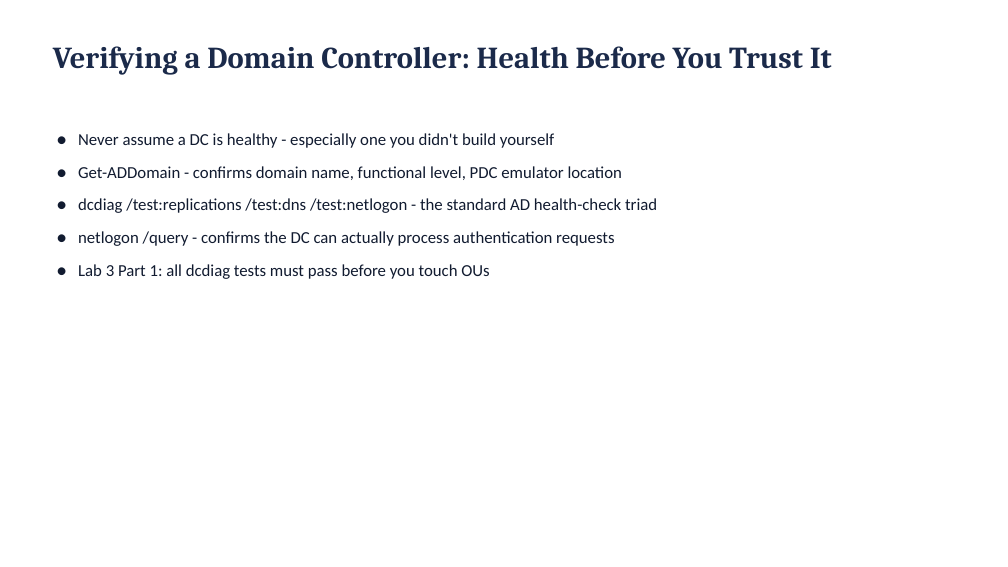
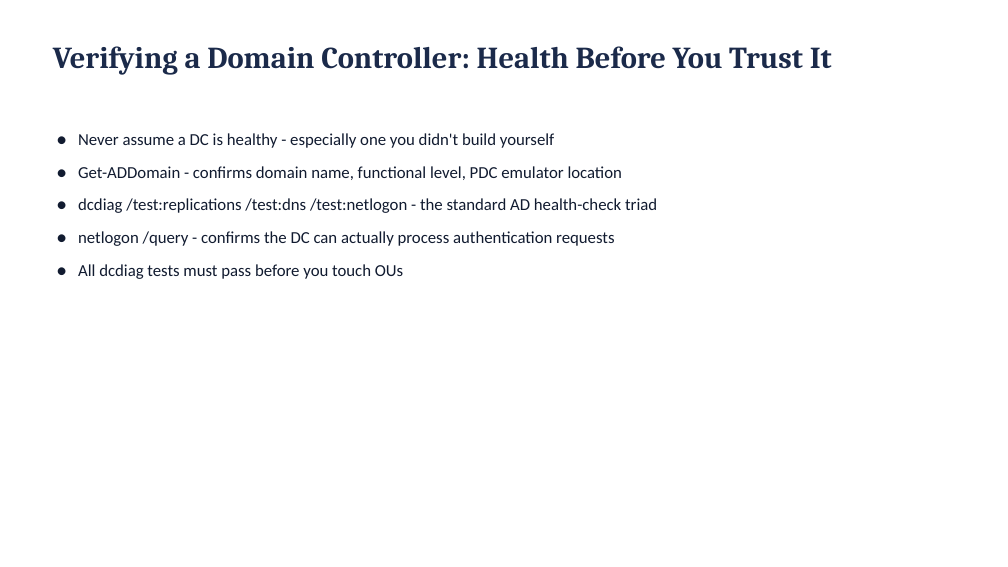
Before and after one commit to BYU-CYBER-444/byu-cyber-444.github.io, a slide deck: slide 5 of lectures/CYBER444_Week03_Windows_Server_Administration.pptx (slide 4 before the commit). Drawn at 1008x567 pixels with LibreOffice and Linux fonts; fonts in the diff are those of the drawing. Boxes give left, top, right and bottom in pixels: in the first picture for what was removed or moved away, otherwise in the second. Text is boxed around its words. In the diff, an @@ line names an element or a change of style, - is before the commit and + after.

```diff
--- a/lectures/CYBER444_Week03_Windows_Server_Administration.pptx
+++ b/lectures/CYBER444_Week03_Windows_Server_Administration.pptx
@@ text at box(78, 264, 403, 279): text changed @@
-● Lab 3 Part 1: all dcdiag tests must pass before you touch OUs
+● All dcdiag tests must pass before you touch OUs
```
Also in this commit, not shown: 14 other slides changed, 15 slides added, 1 slide removed, 2 other files.
